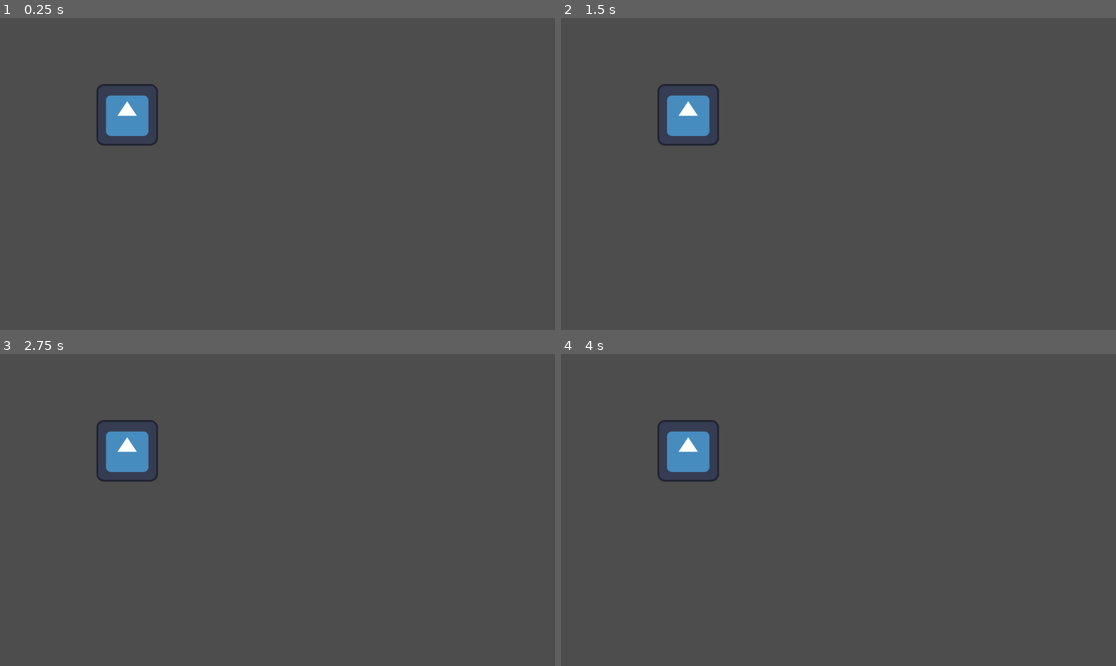
Above: before the commit, frames 1-4 (two rows, left to right).
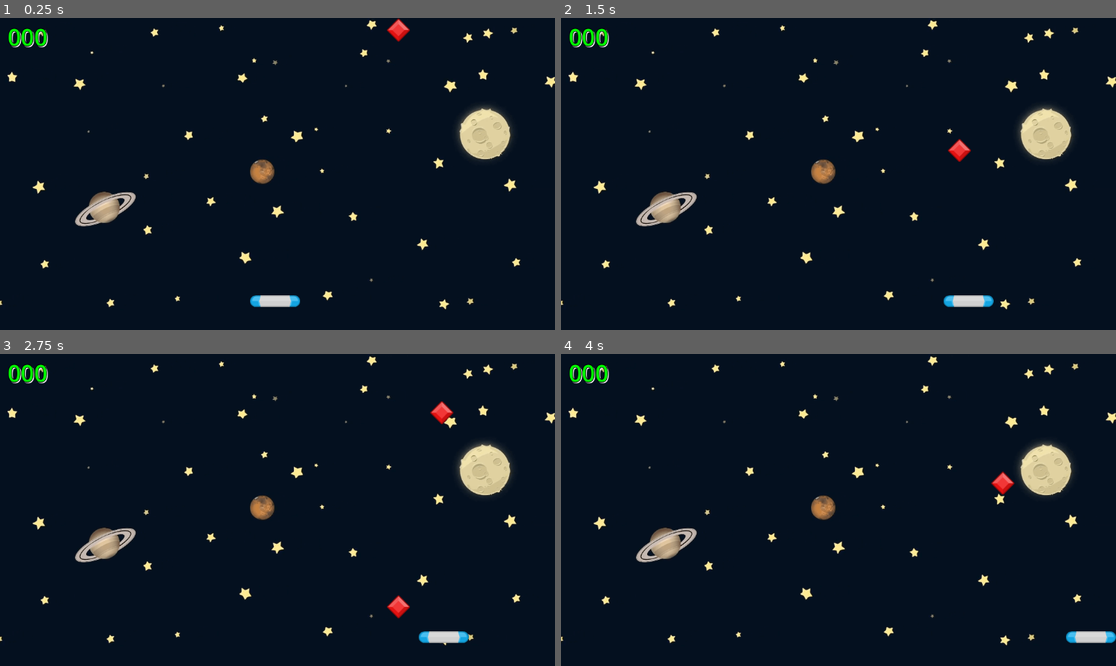
Above: after the commit, the same moments.

Repository: lenbot7/gem-catcher
Game: Godot game, scene res://scenes/game/game.tscn
The game is run twice, just before and just after one commit, with the same random seed, the same clock (stepped at 60 frames per second) and the same inputs. Before the commit the project starts from res://scenes/test/test.tscn. The engine's default icon, where the game draws it, is replaced by a stand-in: a white triangle on a blue panel in a dark square.
Inputs:
- Up to frame 1 (0.25 s): no input
- Up to frame 2 (1.5 s): hold Right (move_right, bound only after the commit) 0.53-1.28 s; hold Left (move_left, bound only after the commit) from 1.28 s (still down)
- Up to frame 3 (2.75 s): release Left (move_left, bound only after the commit) at 2.03 s; hold Right (move_right, bound only after the commit) from 2.03 s (still down)
- Up to frame 4 (4 s): release Right (move_right, bound only after the commit) at 3.53 s; hold Left (move_left, bound only after the commit) from 3.53 s (still down)

The runs differ from the first frame. In frame 1, 100% of the frame differs, in the area x 0-100%, y 0-100%; in frame 2, 100%; in frame 3, 100%; in frame 4, 100%.

Commit message:
code the whole thing

Diff:
--- a/project.godot
+++ b/project.godot
@@ -11,14 +11,24 @@
 [application]
 
 config/name="Gem Catcher"
-run/main_scene="uid://cy6odebrj71lg"
+run/main_scene="uid://c0ycm5j6u4sc3"
 config/features=PackedStringArray("4.4", "Mobile")
 config/icon="res://icon.svg"
 
-[editor]
+[input]
 
-version_control/plugin_name="GitPlugin"
-version_control/autoload_on_startup=true
+move_left={
+"deadzone": 0.2,
+"events": [Object(InputEventKey,"resource_local_to_scene":false,"resource_name":"","device":0,"window_id":0,"alt_pressed":false,"shift_pressed":false,"ctrl_pressed":false,"meta_pressed":false,"pressed":false,"keycode":4194319,"physical_keycode":0,"key_label":0,"unicode":0,"location":0,"echo":false,"script":null)
+, Object(InputEventKey,"resource_local_to_scene":false,"resource_name":"","device":-1,"window_id":0,"alt_pressed":false,"shift_pressed":false,"ctrl_pressed":false,"meta_pressed":false,"pressed":false,"keycode":0,"physical_keycode":65,"key_label":0,"unicode":65,"location":0,"echo":false,"script":null)
+]
+}
+move_right={
+"deadzone": 0.2,
+"events": [Object(InputEventKey,"resource_local_to_scene":false,"resource_name":"","device":-1,"window_id":0,"alt_pressed":false,"shift_pressed":false,"ctrl_pressed":false,"meta_pressed":false,"pressed":false,"keycode":4194321,"physical_keycode":0,"key_label":0,"unicode":0,"location":0,"echo":false,"script":null)
+, Object(InputEventKey,"resource_local_to_scene":false,"resource_name":"","device":-1,"window_id":0,"alt_pressed":false,"shift_pressed":false,"ctrl_pressed":false,"meta_pressed":false,"pressed":false,"keycode":0,"physical_keycode":68,"key_label":0,"unicode":100,"location":0,"echo":false,"script":null)
+]
+}
 
 [rendering]
 
--- /dev/null
+++ b/scenes/game/game.gd
@@ -0,0 +1,57 @@
+extends Node2D
+
+
+const EXPLODE = preload("res://assets/explode.wav")
+const GEM = preload("res://scenes/gem/gem.tscn")
+const MARGIN: float = 70.0
+
+
+@onready var spawn_timer: Timer = $SpawnTimer
+@onready var paddle: Area2D = $Paddle
+@onready var score_sound: AudioStreamPlayer2D = $ScoreSound
+@onready var sound: AudioStreamPlayer = $Sound
+@onready var score_label: Label = $ScoreLabel
+
+
+var _score: int = 0
+
+
+func _ready() -> void:
+	spawn_gem()
+
+
+func spawn_gem() -> void:
+	var new_gem: Gem = GEM.instantiate()
+	var x_pos: float = randf_range(get_viewport_rect().position.x + MARGIN, get_viewport_rect().end.x - MARGIN)
+	new_gem.position = Vector2(x_pos, -50.0)
+	new_gem.gem_off_screen.connect(_on_gem_off_screen)
+	add_child(new_gem)
+
+
+
+func stop_all() -> void:
+	sound.stop()
+	sound.stream = EXPLODE
+	sound.play()
+	spawn_timer.stop()
+	paddle.set_process(false)
+	for child in get_children():
+		if child is Gem:
+			child.set_process(false)
+
+
+func _on_paddle_area_entered(area: Area2D) -> void:
+	_score += 1
+	score_label.text = "%03d" % _score
+	if score_sound.playing == false:
+		score_sound.position = area.position
+		score_sound.play()
+
+
+func _on_gem_off_screen() -> void:
+	stop_all()
+
+
+func _on_timer_timeout() -> void:
+	spawn_gem()
+	print("_on_timer_timeout")
--- /dev/null
+++ b/scenes/game/game.tscn
@@ -0,0 +1,48 @@
+[gd_scene load_steps=6 format=3 uid="uid://c0ycm5j6u4sc3"]
+
+[ext_resource type="Script" uid="uid://dpgmms0k0i22g" path="res://scenes/game/game.gd" id="1_kelw5"]
+[ext_resource type="Texture2D" uid="uid://uwt1lq4c5evn" path="res://assets/GameBg.png" id="1_sul5r"]
+[ext_resource type="PackedScene" uid="uid://dtkdlqq2os0bq" path="res://scenes/paddle/paddle.tscn" id="2_7h61r"]
+[ext_resource type="AudioStream" uid="uid://crfka2rl6fs4d" path="res://assets/bgm_action_5.mp3" id="4_kelw5"]
+[ext_resource type="AudioStream" uid="uid://7f6xeotao3v7" path="res://assets/spell1_0.wav" id="5_lfrn8"]
+
+[node name="Game" type="Node2D"]
+script = ExtResource("1_kelw5")
+
+[node name="Sprite2D" type="Sprite2D" parent="."]
+position = Vector2(576.111, 324)
+scale = Vector2(0.600115, 0.6)
+texture = ExtResource("1_sul5r")
+
+[node name="Paddle" parent="." instance=ExtResource("2_7h61r")]
+position = Vector2(571, 588)
+
+[node name="SpawnTimer" type="Timer" parent="."]
+wait_time = 2.0
+autostart = true
+
+[node name="Sound" type="AudioStreamPlayer" parent="."]
+stream = ExtResource("4_kelw5")
+volume_db = -15.0
+autoplay = true
+
+[node name="ScoreSound" type="AudioStreamPlayer2D" parent="."]
+stream = ExtResource("5_lfrn8")
+
+[node name="ScoreLabel" type="Label" parent="."]
+offset_left = 16.0
+offset_top = 6.0
+offset_right = 56.0
+offset_bottom = 29.0
+theme_override_colors/font_color = Color(0, 1, 0, 1)
+theme_override_colors/font_shadow_color = Color(1, 1, 1, 1)
+theme_override_colors/font_outline_color = Color(0, 0, 0, 1)
+theme_override_constants/shadow_offset_x = 2
+theme_override_constants/shadow_offset_y = 2
+theme_override_constants/outline_size = 5
+theme_override_constants/shadow_outline_size = 3
+theme_override_font_sizes/font_size = 48
+text = "000"
+
+[connection signal="area_entered" from="Paddle" to="." method="_on_paddle_area_entered"]
+[connection signal="timeout" from="SpawnTimer" to="." method="_on_timer_timeout"]
--- /dev/null
+++ b/scenes/gem/gem.gd
@@ -0,0 +1,35 @@
+extends Area2D
+
+
+class_name Gem
+
+
+signal gem_off_screen
+
+
+const SPEED: float = 200.0
+
+
+# Called when the node enters the scene tree for the first time.
+func _ready() -> void:
+	pass # Replace with function body.
+
+
+# Called every frame. 'delta' is the elapsed time since the previous frame.
+func _process(delta: float) -> void:
+	position.y += SPEED * delta
+
+	if position.y > get_viewport_rect().end.y:
+		print("Gem falls off")
+		gem_off_screen.emit()
+		die()
+
+
+func die() -> void:
+	set_process(false)
+	queue_free()
+
+
+func _on_area_entered(area: Area2D) -> void:
+	print("Gem hits paddle")
+	die()
--- /dev/null
+++ b/scenes/gem/gem.tscn
@@ -0,0 +1,23 @@
+[gd_scene load_steps=4 format=3 uid="uid://bwn1g0aitjkkc"]
+
+[ext_resource type="Texture2D" uid="uid://d3sjaqx7myvrx" path="res://assets/element_red_diamond.png" id="1_7ucdc"]
+[ext_resource type="Script" uid="uid://ctlrrp3jrcqnd" path="res://scenes/gem/gem.gd" id="1_w8hhb"]
+
+[sub_resource type="RectangleShape2D" id="RectangleShape2D_7ucdc"]
+size = Vector2(35.3553, 35.3553)
+
+[node name="Gem" type="Area2D"]
+script = ExtResource("1_w8hhb")
+
+[node name="Sprite2D" type="Sprite2D" parent="."]
+position = Vector2(0, 25)
+texture = ExtResource("1_7ucdc")
+
+[node name="CollisionShape2D" type="CollisionShape2D" parent="."]
+position = Vector2(-7.45058e-07, 25)
+rotation = 0.785398
+scale = Vector2(1, 1)
+shape = SubResource("RectangleShape2D_7ucdc")
+
+[connection signal="area_entered" from="." to="." method="_on_area_entered"]
+[connection signal="gem_off_screen" from="." to="." method="_on_gem_off_screen"]
--- /dev/null
+++ b/scenes/paddle/paddle.gd
@@ -0,0 +1,26 @@
+extends Area2D
+
+
+const SPEED: float = 500.0
+@onready var sprite_2d: Sprite2D = $Sprite2D
+
+# Called when the node enters the scene tree for the first time.
+func _ready() -> void:
+	print("Paddle:: _ready")
+
+
+# Called every frame. 'delta' is the elapsed time since the previous frame.
+func _process(delta: float) -> void:
+	#if Input.is_action_pressed("move_left"):
+	#	position.x -= SPEED * delta
+	#if Input.is_action_pressed("move_right"):
+	#	position.x += SPEED * delta
+
+	var movement: float = Input.get_axis("move_left", "move_right")
+	position.x += SPEED * delta * movement
+
+	position.x = clampf(position.x, get_viewport_rect().position.x + sprite_2d.texture.get_width()/2.0, get_viewport_rect().end.x - sprite_2d.texture.get_width()/2.0)
+
+
+func _on_area_entered(area: Area2D) -> void:
+	print("_on_area_entered from Paddle Definition: ", area)
--- /dev/null
+++ b/scenes/paddle/paddle.tscn
@@ -0,0 +1,20 @@
+[gd_scene load_steps=4 format=3 uid="uid://dtkdlqq2os0bq"]
+
+[ext_resource type="Script" uid="uid://cli0garw4neui" path="res://scenes/paddle/paddle.gd" id="1_2sa55"]
+[ext_resource type="Texture2D" uid="uid://b5rjfmg8c3pnl" path="res://assets/paddleBlu.png" id="1_q5rgx"]
+
+[sub_resource type="CapsuleShape2D" id="CapsuleShape2D_2sa55"]
+radius = 12.0
+height = 104.0
+
+[node name="Paddle" type="Area2D"]
+script = ExtResource("1_2sa55")
+
+[node name="Sprite2D" type="Sprite2D" parent="."]
+texture = ExtResource("1_q5rgx")
+
+[node name="CollisionShape2D" type="CollisionShape2D" parent="."]
+rotation = 1.5708
+shape = SubResource("CapsuleShape2D_2sa55")
+
+[connection signal="area_entered" from="." to="." method="_on_area_entered"]
--- /dev/null
+++ b/scenes/test/test.gd
@@ -0,0 +1,17 @@
+extends Node2D
+
+
+@onready var icon: Sprite2D = $Icon
+@onready var icon_2: Sprite2D = $Icon2
+
+
+
+# Called when the node enters the scene tree for the first time.
+func _ready() -> void:
+	pass # Replace with function body.
+
+
+# Called every frame. 'delta' is the elapsed time since the previous frame.
+func _process(delta: float) -> void:
+	icon.position.x += 50.0 * delta
+	icon_2.rotation_degrees += 180.0 * delta
--- a/scenes/test/test.tscn
+++ b/scenes/test/test.tscn
@@ -1,9 +1,15 @@
-[gd_scene load_steps=2 format=3 uid="uid://cy6odebrj71lg"]
+[gd_scene load_steps=3 format=3 uid="uid://cy6odebrj71lg"]
 
+[ext_resource type="Script" uid="uid://bvq7r5nibnh3u" path="res://scenes/test/test.gd" id="1_da6vm"]
 [ext_resource type="Texture2D" uid="uid://de47nf7aihfsj" path="res://icon.svg" id="1_m7npr"]
 
 [node name="Test" type="Node2D"]
+script = ExtResource("1_da6vm")
 
 [node name="Icon" type="Sprite2D" parent="."]
 position = Vector2(264, 201)
 texture = ExtResource("1_m7npr")
+
+[node name="Icon2" type="Sprite2D" parent="."]
+position = Vector2(406, 386)
+texture = ExtResource("1_m7npr")
Binary file added: assets/GameBg.png
Not shown, added: assets/GameBg.png.import
Not shown, added: assets/bgm_action_5.mp3.import
Binary file added: assets/element_red_diamond.png
Not shown, added: assets/element_red_diamond.png.import
Not shown, added: assets/explode.wav.import
Binary file added: assets/paddleBlu.png
Not shown, added: assets/paddleBlu.png.import
Not shown, added: assets/spell1_0.wav.import
Not shown, added: scenes/game/game.gd.uid
Not shown, added: scenes/gem/gem.gd.uid
Not shown, added: scenes/paddle/paddle.gd.uid
(and 4 more such lines)
